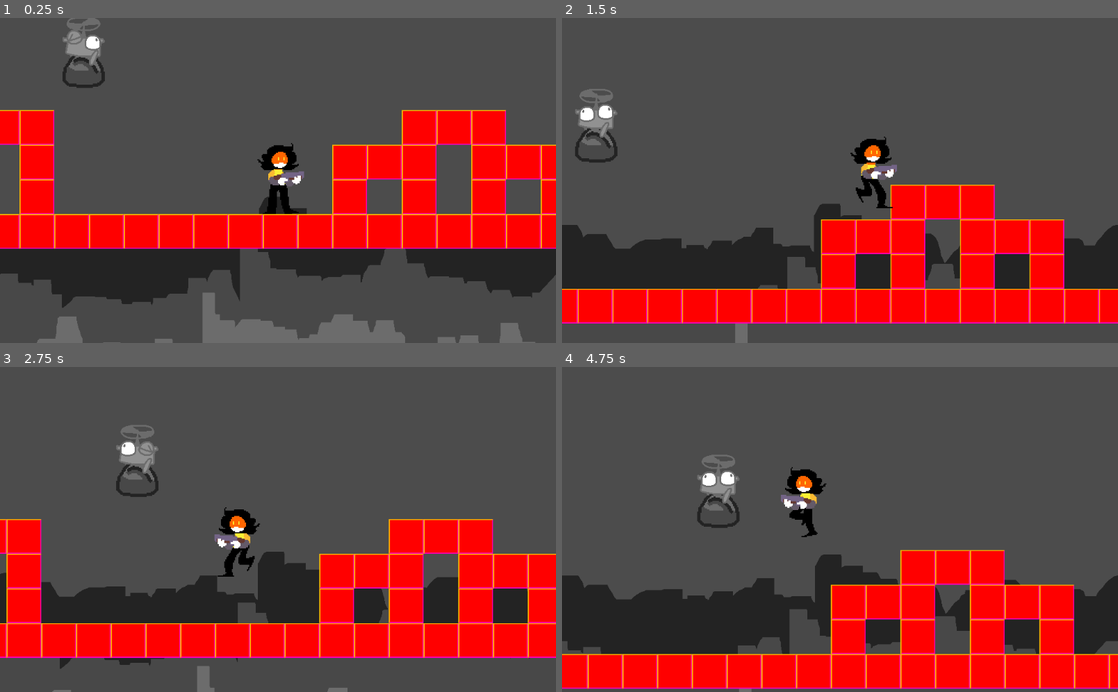
Above: before the commit, frames 1-4 (two rows, left to right).
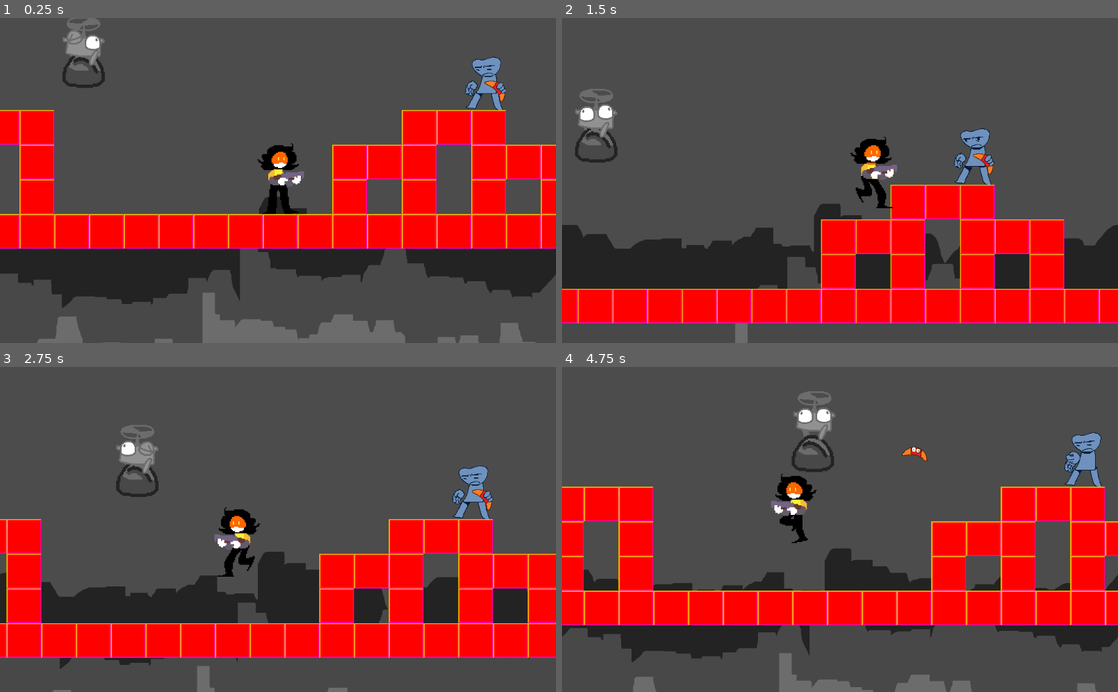
Above: after the commit, the same moments.

Repository: loopies2600/Sillarium
Game: Godot game, scene res://scenes/TestScene.tscn
The game is run twice, just before and just after one commit, with the same random seed, the same clock (stepped at 60 frames per second) and the same inputs.
Inputs:
- Up to frame 1 (0.25 s): no input
- Up to frame 2 (1.5 s): hold D (move_right) from 0.53 s (still down); tap Space (jump) at 0.77 s
- Up to frame 3 (2.75 s): tap Space (jump) at 1.52 s; release D (move_right) at 2.03 s; hold A (move_left) from 2.03 s (still down)
- Up to frame 4 (4.75 s): release A (move_left) at 2.78 s; hold D (move_right) 2.78-4.28 s; tap Space (jump) at 3.02, 3.77, 4.52 s; hold A (move_left) from 4.28 s (still down)

The runs differ from the first frame. In frame 1, 0.7% of the frame differs, in the area x 83-91%, y 11-29%; in frame 2, 0.7%; in frame 3, 0.7%; in frame 4, 40%, in the area x 0-100%, y 7-100%.

Commit message:
buma funcional
sip

Diff:
--- a/scenes/TestScene.tscn
+++ b/scenes/TestScene.tscn
@@ -1,10 +1,11 @@
-[gd_scene load_steps=8 format=2]
+[gd_scene load_steps=9 format=2]
 
 [ext_resource path="res://scenes/lebipi/Lebipi.tscn" type="PackedScene" id=1]
 [ext_resource path="res://scenes/background/Background.tscn" type="PackedScene" id=2]
 [ext_resource path="res://scenes/Player_test.tscn" type="PackedScene" id=3]
 [ext_resource path="res://sprites/platform_test.png" type="Texture" id=4]
 [ext_resource path="res://scenes/PitKillArea.tscn" type="PackedScene" id=5]
+[ext_resource path="res://scenes/buma/Buma.tscn" type="PackedScene" id=6]
 
 [sub_resource type="ConvexPolygonShape2D" id=1]
 points = PoolVector2Array( 0, 0, 64, 0, 64, 64, 0, 64 )
@@ -36,10 +37,6 @@
 
 [node name="Background" parent="." instance=ExtResource( 2 )]
 
-[node name="Lebipi" parent="." instance=ExtResource( 1 )]
-position = Vector2( -10, 254 )
-endPoint = Vector2( 300, 0 )
-
 [node name="TileMap" type="TileMap" parent="." groups=[
 "Environment",
 ]]
@@ -56,3 +53,13 @@
 
 [node name="PitKillArea" parent="." instance=ExtResource( 5 )]
 position = Vector2( 426, 808 )
+
+[node name="Enemies" type="Node2D" parent="."]
+
+[node name="Lebipi" parent="Enemies" instance=ExtResource( 1 )]
+position = Vector2( -10, 254 )
+endPoint = Vector2( 250, 0 )
+
+[node name="Buma" parent="Enemies" instance=ExtResource( 6 )]
+position = Vector2( 732, 328 )
+scale = Vector2( -1, 1 )
--- a/scenes/buma/Boomerang.tscn
+++ b/scenes/buma/Boomerang.tscn
@@ -6,7 +6,6 @@
 [sub_resource type="CircleShape2D" id=1]
 
 [node name="Boomerang" type="Node2D"]
-rotation = 1.5708
 script = ExtResource( 2 )
 
 [node name="Area2D" type="Area2D" parent="." groups=[
@@ -24,3 +23,4 @@
 scale = Vector2( 2, 2.2 )
 
 [node name="StartPosition" type="Position2D" parent="."]
+position = Vector2( -24, 0 )
--- a/scenes/buma/BoomerangController.gd
+++ b/scenes/buma/BoomerangController.gd
@@ -14,13 +14,14 @@
 
 # Velocidad
 var velocity = Vector2()
-var velocityDecrease
+var velocityDecrease = Vector2()
 var falling = false
-var xPosition
+var distanceToStartPoint
 
 func _ready():
 	# Conectando funciones
 	visibility.connect("screen_exited", self, "OnScreenExited")
+	hitbox.connect("body_entered", self, "OnBodyEntered")
 
 func _physics_process(delta):
 	# Gira la sprite
@@ -30,8 +31,8 @@
 	if !falling:
 		velocity += velocityDecrease
 
-	xPosition = hitbox.position.rotated(-rotation).x
-	print(xPosition)
+	# Obtiene la distancia del inicio al bumerang
+	distanceToStartPoint = hitbox.position.rotated(-rotation).x - startPos.rotated(-rotation).x
 
 	# Chequea que si ha llegado a la posicion inicial
 	CheckPosition()
@@ -41,19 +42,25 @@
 	hitbox.position += velocity * delta
 
 func CheckPosition():
-	# Si ha llegado a la posicion inicial se borra
-	if xPosition < startPos.x:
+	# Si ha llegado a la posicion empieza a caer
+	if distanceToStartPoint < 0 and !falling:
 		falling = true
+		# Desactiva la hitbox
 		hitbox.monitoring = false
 		hitbox.monitorable = false
 		rotationSpeed = 0
-		velocity = Vector2(lerp(velocity.x, 0, 0.1), velocity.y + gravity)
+		global_rotation = 0
+		velocity = Vector2()
+
+	# Cae
+	if falling:
+		velocity = Vector2(0, velocity.y + gravity)
 
 func OnScreenExited():
 	# Si esta cayendo y sale de la pantalla es borrado
 	if falling:
-		print("AAA")
 		queue_free()
 
 func OnBodyEntered(body):
-	pass
+	if body.is_in_group("Player"):
+		body.Respawn()
--- a/scenes/buma/Buma.tscn
+++ b/scenes/buma/Buma.tscn
@@ -114,6 +114,20 @@
 "update": 0,
 "values": [ Vector2( -2, -28 ) ]
 }
+tracks/5/type = "method"
+tracks/5/path = NodePath("../..")
+tracks/5/interp = 1
+tracks/5/loop_wrap = true
+tracks/5/imported = false
+tracks/5/enabled = true
+tracks/5/keys = {
+"times": PoolRealArray( 0.5 ),
+"transitions": PoolRealArray( 1 ),
+"values": [ {
+"args": [  ],
+"method": "PlayIdleAnimation"
+} ]
+}
 
 [sub_resource type="Animation" id=7]
 length = 0.8
@@ -277,6 +291,20 @@
 "update": 1,
 "values": [ "Holding", "Holding", "NotHolding" ]
 }
+tracks/6/type = "method"
+tracks/6/path = NodePath("../..")
+tracks/6/interp = 1
+tracks/6/loop_wrap = true
+tracks/6/imported = false
+tracks/6/enabled = true
+tracks/6/keys = {
+"times": PoolRealArray( 1 ),
+"transitions": PoolRealArray( 1 ),
+"values": [ {
+"args": [  ],
+"method": "CreateBoomerang"
+} ]
+}
 
 [sub_resource type="Animation" id=9]
 resource_name = "WaitingForCatch"
@@ -333,11 +361,10 @@
 [sub_resource type="RectangleShape2D" id=10]
 extents = Vector2( 12, 46 )
 
-[node name="BumaTom" type="Area2D" groups=[
+[node name="Buma" type="Area2D" groups=[
 "Buma",
 "Enemy",
 ]]
-position = Vector2( 50, 98 )
 script = ExtResource( 6 )
 boomerang = ExtResource( 7 )
 
@@ -353,7 +380,7 @@
 texture = SubResource( 2 )
 
 [node name="Head" type="AnimatedSprite" parent="Graphics/Legs/Body"]
-position = Vector2( 0, -28 )
+position = Vector2( -2, -28 )
 z_index = 1
 frames = SubResource( 3 )
 animation = "Idle"
@@ -383,3 +410,6 @@
 
 [node name="BoomerangStartPosition" type="Position2D" parent="."]
 position = Vector2( 30, 0 )
+
+[node name="ThrowTimer" type="Timer" parent="."]
+one_shot = true
--- a/scenes/buma/BumaController.gd
+++ b/scenes/buma/BumaController.gd
@@ -1,27 +1,56 @@
 extends Area2D
 
+# Child nodes
 onready var animPlayer = $Graphics/Legs/AnimationPlayer
 onready var boomerangStartPos = $BoomerangStartPosition.position
+onready var throwTimer = $ThrowTimer
 
+# Variables para el bumerang
 export (PackedScene) var boomerang
 export (float) var initialSpeed = 500
 export (float) var speedDecrease = 5
+export (float) var throwTime = 3
 
 var hasBoomerang = true
 
 func _ready():
-	ThrowBoomerang()
+	# Conecta funciones
+	throwTimer.connect("timeout", self, "OnThrowTimerTimeout")
+	connect("area_entered", self, "OnAreaEntered")
 
-func ThrowBoomerang():
+	# Empieza el timer
+	throwTimer.wait_time = throwTime
+	throwTimer.start()
+
+	PlayIdleAnimation()
+
+func CreateBoomerang():
+	# Pone la animacion correcta
 	animPlayer.play("WaitingForCatch")
 
+	# Crea el bumerang
 	var newBoomerang = boomerang.instance()
 	add_child(newBoomerang)
+	hasBoomerang = false
 
-	# Cambia la velocidad a la rotacion correcta
+	# Cambia a la velocidad y rotacion correcta
 	newBoomerang.position = boomerangStartPos
-	newBoomerang.velocity = Vector2(initialSpeed, 0).rotated(rotation)
-	newBoomerang.velocityDecrease = Vector2(-speedDecrease, 0).rotated(rotation)
+	newBoomerang.velocity = Vector2(initialSpeed, 0)
+	newBoomerang.velocityDecrease = Vector2(-speedDecrease, 0)
+
+func OnThrowTimerTimeout():
+	# La animacion automaticamente llama "CreateBoomerang()"
+	animPlayer.play("Throw")
 
 func OnAreaEntered(area):
-	pass
+	# Si un bumerang entra, lo borra
+	if area.is_in_group("Boomerang") and !hasBoomerang:
+		area.get_parent().queue_free()
+		hasBoomerang = true
+
+		# Reinicia el buma
+		animPlayer.play("Catching")
+		throwTimer.start()
+
+func PlayIdleAnimation():
+	animPlayer.play("Idle")
--- /dev/null
+++ b/scenes/buma/BumaSquare.tscn
@@ -0,0 +1,23 @@
+[gd_scene load_steps=2 format=2]
+
+[ext_resource path="res://scenes/buma/Buma.tscn" type="PackedScene" id=1]
+
+[node name="BumaSquare" type="Node2D"]
+
+[node name="Buma" parent="." instance=ExtResource( 1 )]
+position = Vector2( 70, 166 )
+
+[node name="Buma2" parent="." instance=ExtResource( 1 )]
+position = Vector2( 372, 182 )
+rotation = 1.5708
+
+[node name="Buma3" parent="." instance=ExtResource( 1 )]
+position = Vector2( 360, 442 )
+rotation = 3.14159
+
+[node name="Buma4" parent="." instance=ExtResource( 1 )]
+position = Vector2( 64, 434 )
+rotation = -1.5708
+
+[node name="Buma5" parent="." instance=ExtResource( 1 )]
+position = Vector2( 532, 306 )
